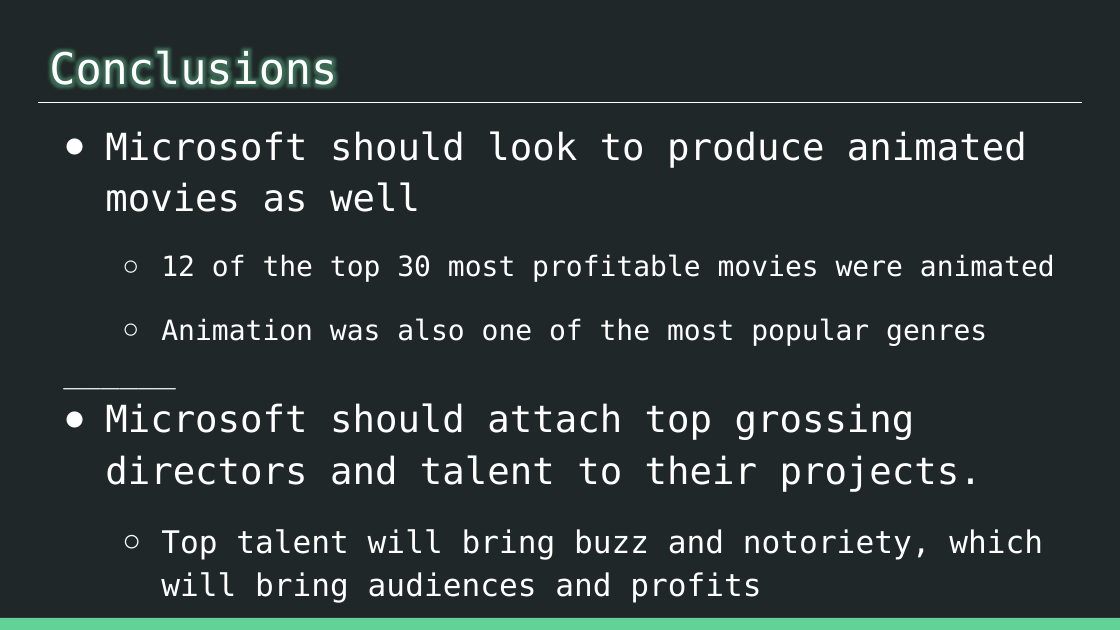
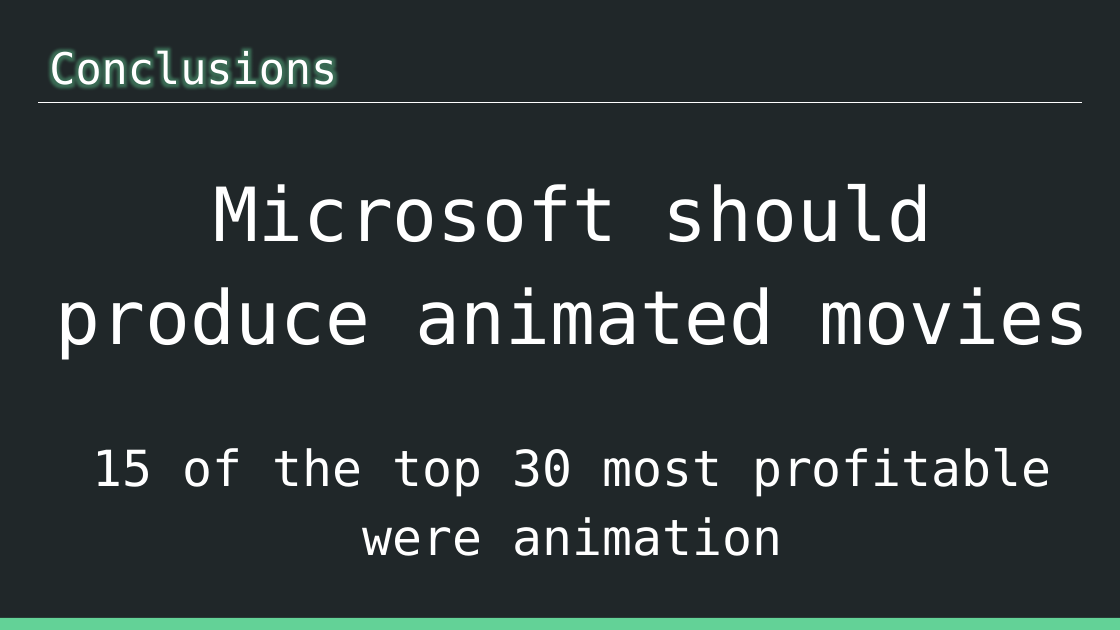
Before and after one commit to patrick-anastasio/Flatiron_DSC-Phase1_Project, a slide deck: slide 14 of Slide Deck.pptx (slide 13 before the commit). Drawn at 1120x630 pixels with LibreOffice and Linux fonts; fonts in the diff are those of the drawing. Boxes give left, top, right and bottom in pixels: in the first picture for what was removed or moved away, otherwise in the second. Text is boxed around its words. In the diff, an @@ line names an element or a change of style, - is before the commit and + after.

```diff
--- a/Slide Deck.pptx
+++ b/Slide Deck.pptx
@@ text at <box>56,184,1090,556</box>: text changed; size 24 to 32 pt @@
-● Microsoft should look to produce animated movies as well
-  ○ 12 of the top 30 most profitable movies were animated
-  ○ Animation was also one of the most popular genres
-______
-● Microsoft should attach top grossing directors and talent to their projects.
-  ○ Top talent will bring buzz and notoriety, which will bring audiences and profits
+Microsoft should produce animated movies
+15 of the top 30 most profitable were animation
```
Also in this commit, not shown: 12 other slides changed, 2 slides added, 17 other files.
